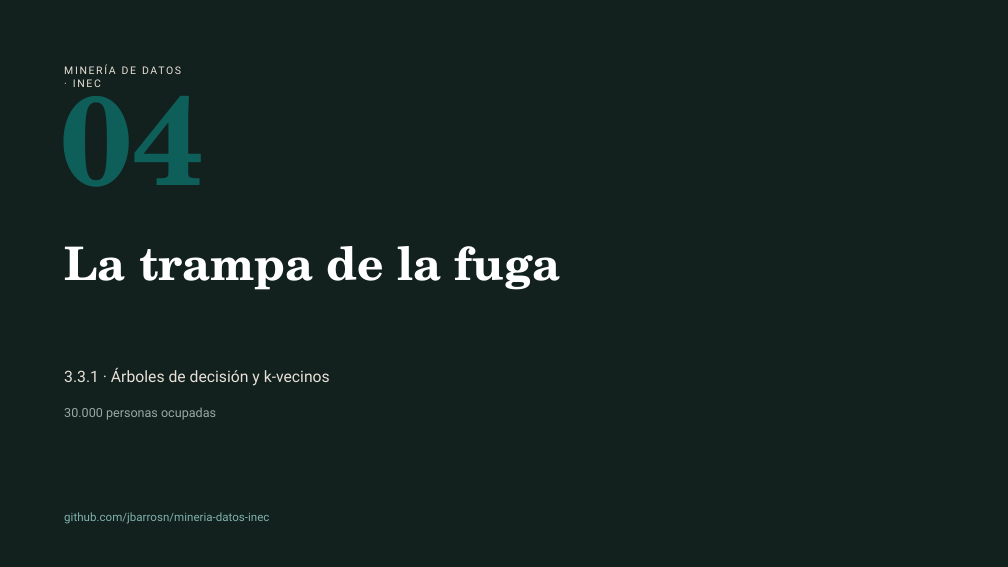
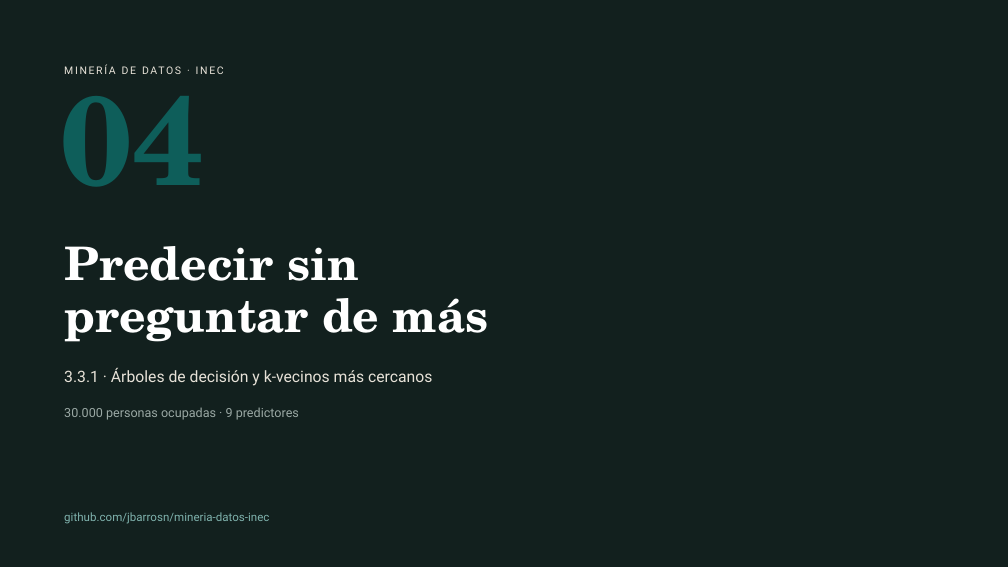
Before and after one commit to jbarrosn/mineria-datos-inec, a slide deck: slide 1 of docs/diapositivas/04_arboles_knn.pptx. Drawn at 1008x567 pixels with LibreOffice and Linux fonts; fonts in the diff are those of the drawing. Boxes give left, top, right and bottom in pixels: in the first picture for what was removed or moved away, otherwise in the second. Text is boxed around its words. In the diff, an @@ line names an element or a change of style, - is before the commit and + after.

```diff
--- a/docs/diapositivas/04_arboles_knn.pptx
+++ b/docs/diapositivas/04_arboles_knn.pptx
@@ text "MINERÍA DE DATOS · INEC" rewrapped from [73, 79, 101, 87] to [64, 64, 518, 95] @@
@@ text at [64, 246, 489, 342]: text changed @@
-La trampa de la fuga
+Predecir sin preguntar de más
@@ text at [64, 368, 432, 386]: text changed @@
-3.3.1 · Árboles de decisión y k-vecinos
+3.3.1 · Árboles de decisión y k-vecinos más cercanos
@@ text at [64, 407, 299, 420]: text changed @@
-30.000 personas ocupadas
+30.000 personas ocupadas · 9 predictores
```
Also in this commit, not shown: 1 other slide changed, 4 slides added, 3 slides removed, 9 other files.
